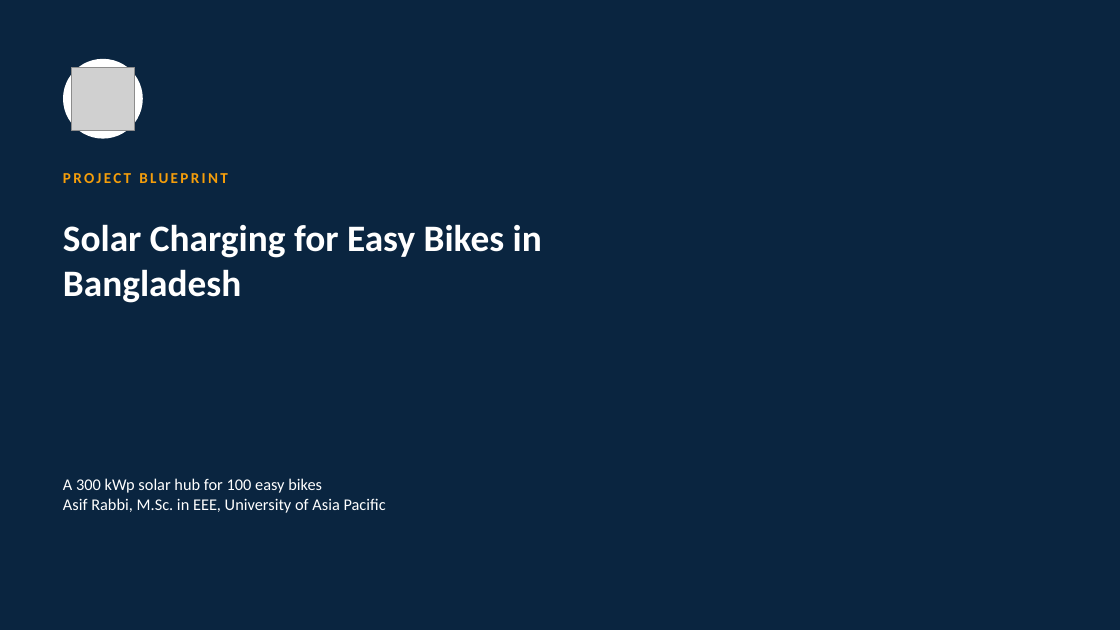
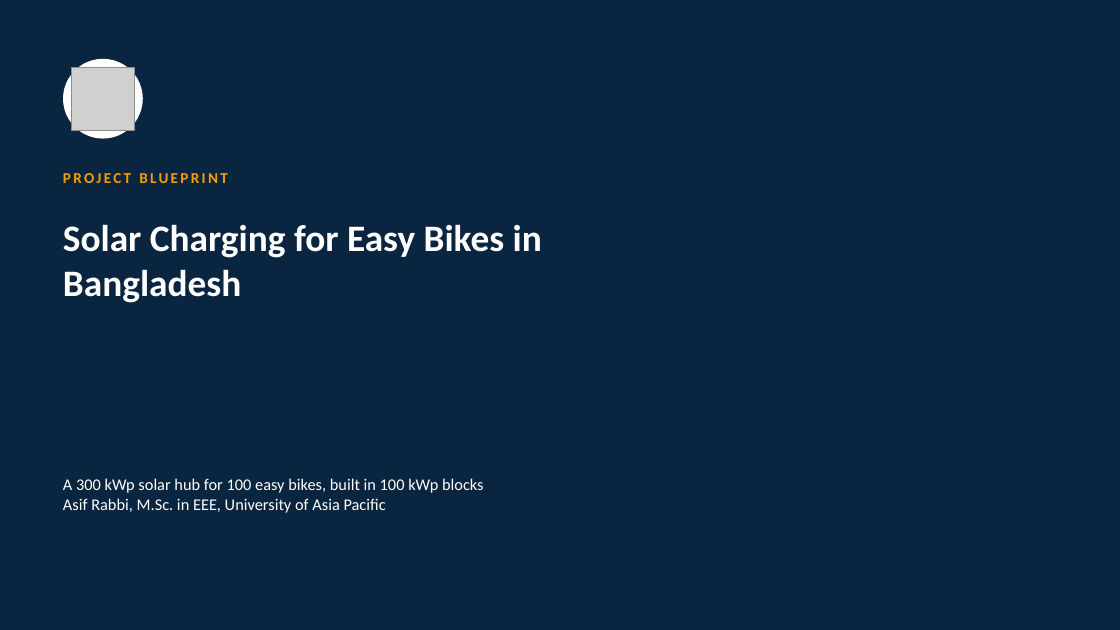
Before and after one commit to shariarmahir/Project-portfolio, a slide deck: slide 1 of public/downloads/presentation-solar-ev-blueprint.pptx. Drawn at 1120x630 pixels with LibreOffice and Linux fonts; fonts in the diff are those of the drawing; grey boxes stand for pictures; background and template pictures are left out. Boxes give left, top, right and bottom in pixels: in the first picture for what was removed or moved away, otherwise in the second. Text is boxed around its words. In the diff, an @@ line names an element or a change of style, - is before the commit and + after.

```diff
--- a/public/downloads/presentation-solar-ev-blueprint.pptx
+++ b/public/downloads/presentation-solar-ev-blueprint.pptx
@@ text at (x1=63, y1=478, x2=484, y2=493): text changed @@
-A 300 kWp solar hub for 100 easy bikes
+A 300 kWp solar hub for 100 easy bikes, built in 100 kWp blocks
```
Also in this commit, not shown: 10 other slides changed, 4 slides added, 18 other files.
